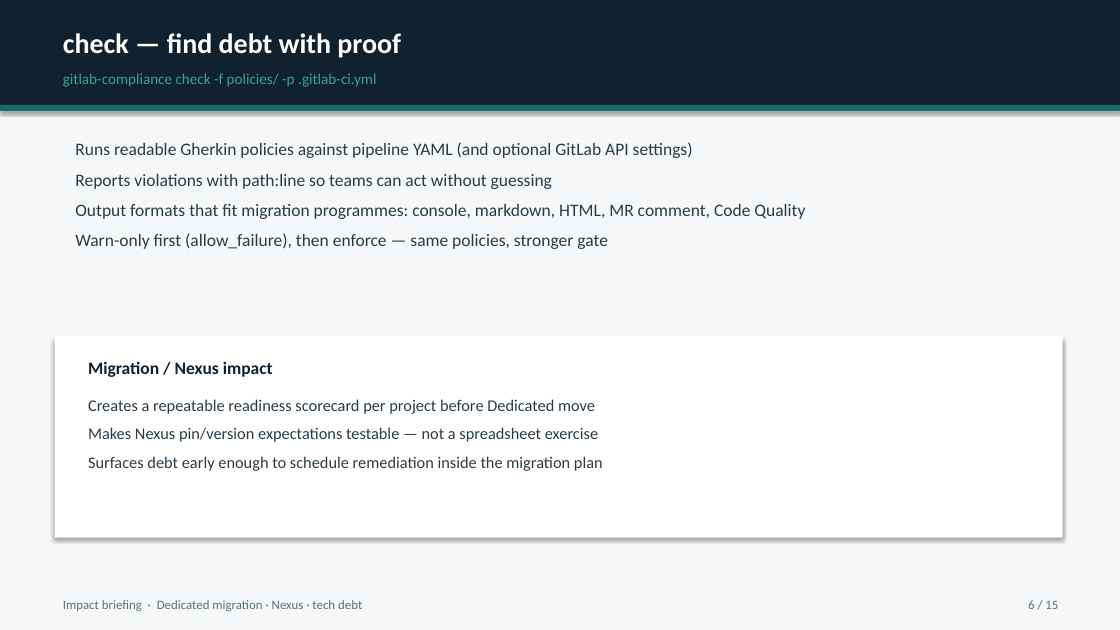
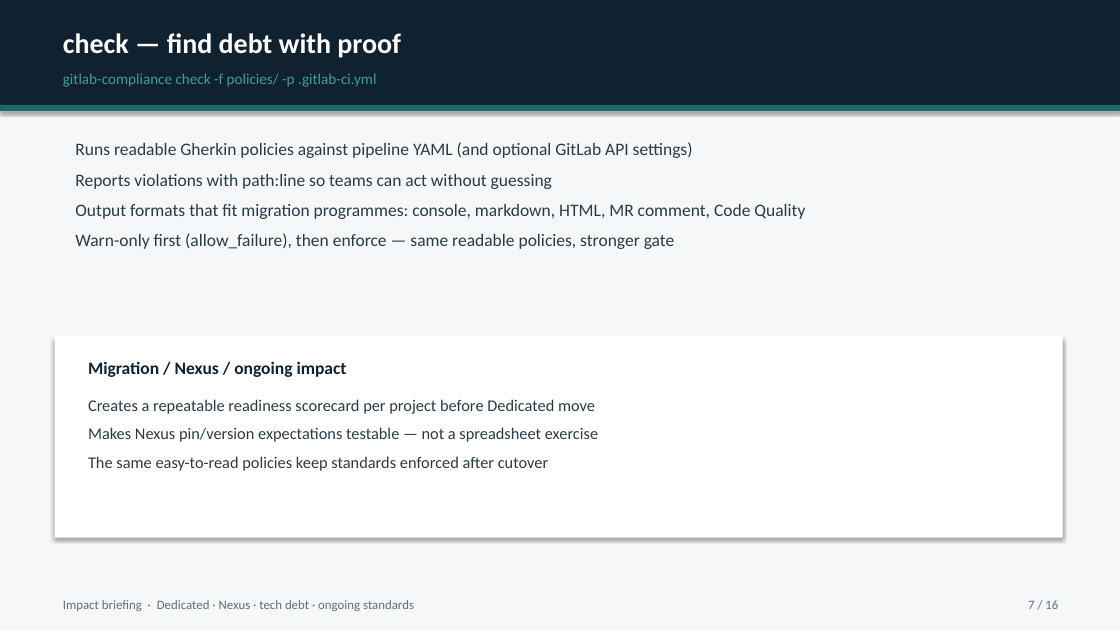
Before and after one commit to MaturityBuilder/gitlab-compliance, a slide deck: slide 7 of docs/presentations/gitlab-compliance-dedicated-nexus-impact.pptx (slide 6 before the commit). Drawn at 1120x630 pixels with LibreOffice and Linux fonts; fonts in the diff are those of the drawing. Boxes give left, top, right and bottom in pixels: in the first picture for what was removed or moved away, otherwise in the second. Text is boxed around its words. In the diff, an @@ line names an element or a change of style, - is before the commit and + after.

```diff
--- a/docs/presentations/gitlab-compliance-dedicated-nexus-impact.pptx
+++ b/docs/presentations/gitlab-compliance-dedicated-nexus-impact.pptx
@@ text at [75, 233, 674, 249]: text changed @@
-Warn-only first (allow_failure), then enforce — same policies, stronger gate
+Warn-only first (allow_failure), then enforce — same readable policies, stronger gate
@@ text at [88, 361, 347, 377]: text changed @@
-Migration / Nexus impact
+Migration / Nexus / ongoing impact
@@ text at [88, 456, 548, 471]: text changed @@
-Surfaces debt early enough to schedule remediation inside the migration plan
+The same easy-to-read policies keep standards enforced after cutover
@@ text at [63, 600, 414, 611]: text changed @@
-Impact briefing · Dedicated migration · Nexus · tech debt
+Impact briefing · Dedicated · Nexus · tech debt · ongoing standards
@@ text at [1028, 600, 1058, 609]: text changed @@
-6 / 15
+7 / 16
```
Also in this commit, not shown: 14 other slides changed, 1 slide added, 2 other files.
